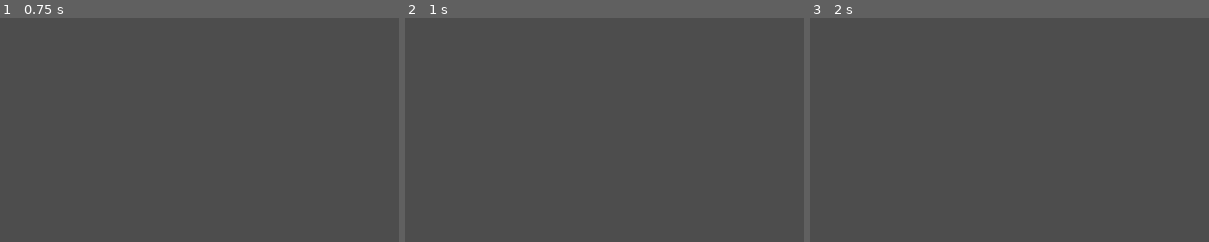
Above: before the commit, frames 1-3 (left to right).
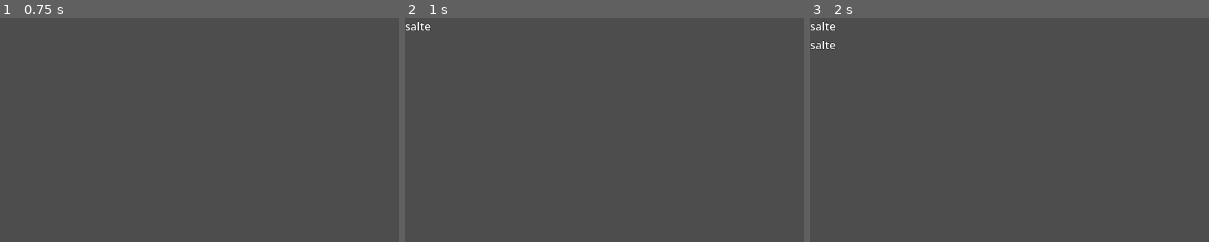
Above: after the commit, the same moments.

Repository: esnore-hb/nacida-del-metal
Game: Godot game, scene res://scenes/levels/level_1.tscn
Two runs of this game, one before a commit and one after it. Both use one fixed random seed, a clock stepped at 60 frames per second and the inputs below. Before the commit the project has no main scene; this scene is started directly in both runs. The engine's default icon, where the game draws it, is replaced by a stand-in: a white triangle on a blue panel in a dark square.
Inputs:
- Up to frame 1 (0.75 s): tap Enter (ui_accept) at 0.5, 0.6 s; hold Right (ui_right) from 0.53 s (still down)
- Up to frame 2 (1 s): keep holding Right (ui_right); tap Enter (ui_accept) at 0.77 s
- Up to frame 3 (2 s): keep holding Right (ui_right); tap Enter (ui_accept) at 1.07, 1.35, 1.52, 1.82 s
The pictures show only the part of the screen within x 0-50%, y 0-50%; the shares and areas given below are measured in that part.

Frame 1 is identical in both runs. In frame 2, 0.1% of the frame differs, in the area x 0-7%, y 1-6%; in frame 3, 0.2%, in the area x 0-7%, y 1-15%.

Commit message:
feat: autolead implemented in globals

Diff:
--- a/project.godot
+++ b/project.godot
@@ -10,9 +10,14 @@
 
 [application]
 
-config/name="New Game Project"
+config/name="Nacida"
+run/main_scene="uid://cj6j1gwndw0nq"
 config/features=PackedStringArray("4.6", "Forward Plus")
 config/icon="res://icon.svg"
+
+[autoload]
+
+Debug="*uid://bcgkciqidov03"
 
 [input]
 
--- a/scenes/characters/nacida.gd
+++ b/scenes/characters/nacida.gd
@@ -14,6 +14,7 @@
 	# Handle jump.
 	if Input.is_action_just_pressed("ui_accept") and is_on_floor():
 		velocity.y = JUMP_VELOCITY
+		Debug.log("salte")
 
 	# Get the input direction and handle the movement/deceleration.
 	# As good practice, you should replace UI actions with custom gameplay actions.
